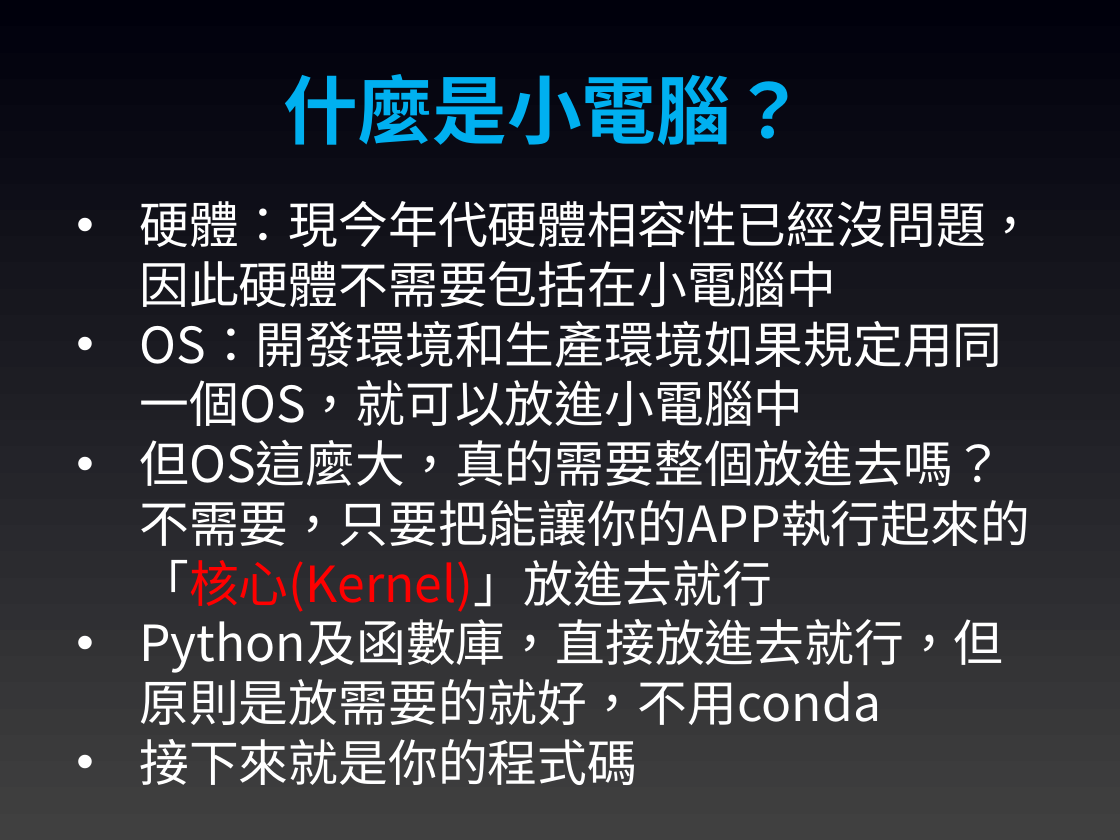
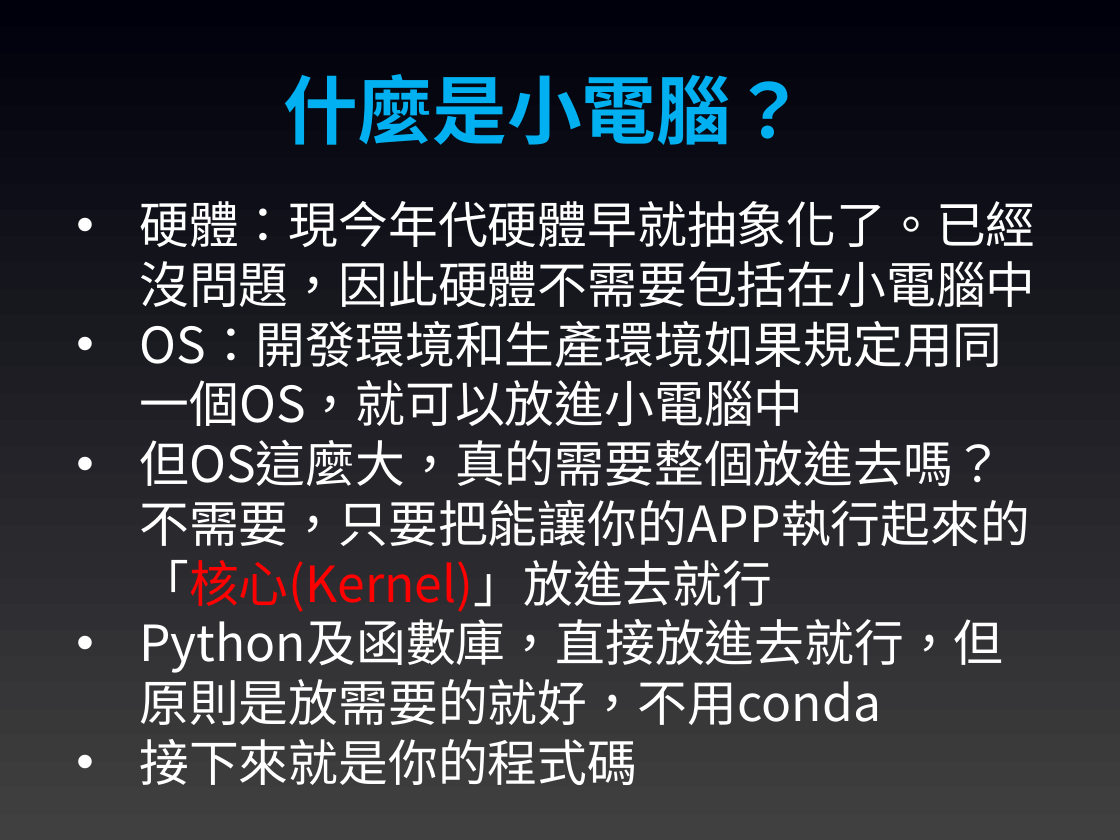
Before and after one commit to shao1002/sculinebot2025, a slide deck: slide 14 of Slides/03. 主流系統佈署方式(Docker).pptx. Drawn at 1120x840 pixels with LibreOffice and Linux fonts; fonts in the diff are those of the drawing. Boxes give left, top, right and bottom in pixels: in the first picture for what was removed or moved away, otherwise in the second. Text is boxed around its words. In the diff, an @@ line names an element or a change of style, - is before the commit and + after.

```diff
--- a/Slides/03. 主流系統佈署方式(Docker).pptx
+++ b/Slides/03. 主流系統佈署方式(Docker).pptx
@@ text at (139,201,1035,307): text changed @@
-• 硬體：現今年代硬體相容性已經沒問題，因此硬體不需要包括在小電腦中
+• 硬體：現今年代硬體早就抽象化了。已經沒問題，因此硬體不需要包括在小電腦中
```
Also in this commit, not shown: 8 other slides changed.
